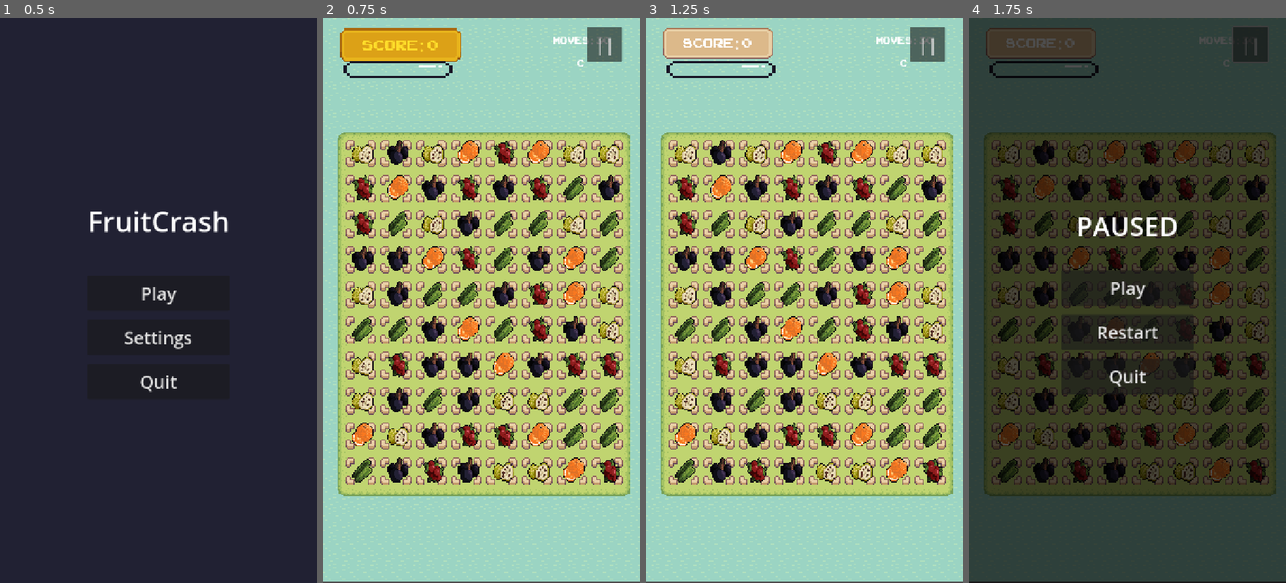
Above: before the commit, frames 1-4 (left to right).
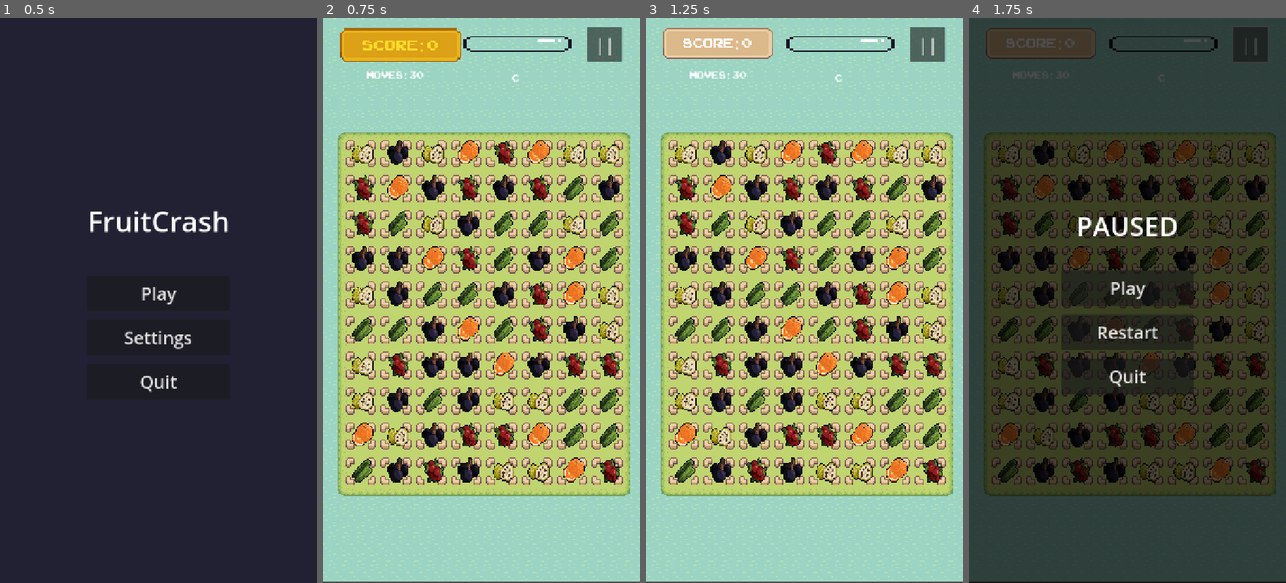
Above: after the commit, the same moments.

Repository: danieljuan6278/Fruit
Game: Godot game, scene res://scene/main_menu.tscn
Same seed, same stepped clock (60 frames per second), same inputs: the game is played once before the commit and once after it.
Inputs:
- Up to frame 1 (0.5 s): no input
- Up to frame 2 (0.75 s): click "Play" at 0.5 s
- Up to frame 3 (1.25 s): no input
- Up to frame 4 (1.75 s): click "||" at 1.25 s

Frame 1 is identical in both runs. In frame 2, 0.7% of the frame differs, in the area x 6-90%, y 3-12%; in frame 3, 0.7%; in frame 4, 0.6%.

Commit message:
aldwin version 1

Diff:
--- a/scene/game.tscn
+++ b/scene/game.tscn
@@ -69,30 +69,30 @@
 
 [node name="ScoreProgress" type="TextureProgressBar" parent="score_label"]
 texture_filter = 1
-offset_left = 46.0
-offset_top = 98.0
-offset_right = 293.0
-offset_bottom = 136.0
+offset_left = 318.0
+offset_top = 40.0
+offset_right = 565.0
+offset_bottom = 78.0
 max_value = 1200.0
 nine_patch_stretch = true
 texture_over = ExtResource("7_qpk70")
 texture_progress = SubResource("AtlasTexture_17rxn")
 
 [node name="RankLabel" type="Label" parent="score_label"]
-offset_left = 462.0
-offset_top = 87.0
-offset_right = 709.0
-offset_bottom = 118.0
+offset_left = 315.0
+offset_top = 121.0
+offset_right = 562.0
+offset_bottom = 152.0
 theme_override_fonts/font = ExtResource("5_p1ry8")
 theme_override_font_sizes/font_size = 30
 text = "C"
 horizontal_alignment = 1
 
 [node name="MovesLabel" type="Label" parent="score_label"]
-offset_left = 465.0
-offset_top = 35.0
-offset_right = 712.0
-offset_bottom = 76.0
+offset_left = 42.0
+offset_top = 114.0
+offset_right = 289.0
+offset_bottom = 155.0
 theme_override_fonts/font = ExtResource("5_p1ry8")
 theme_override_font_sizes/font_size = 30
 text = "Moves: 30"
